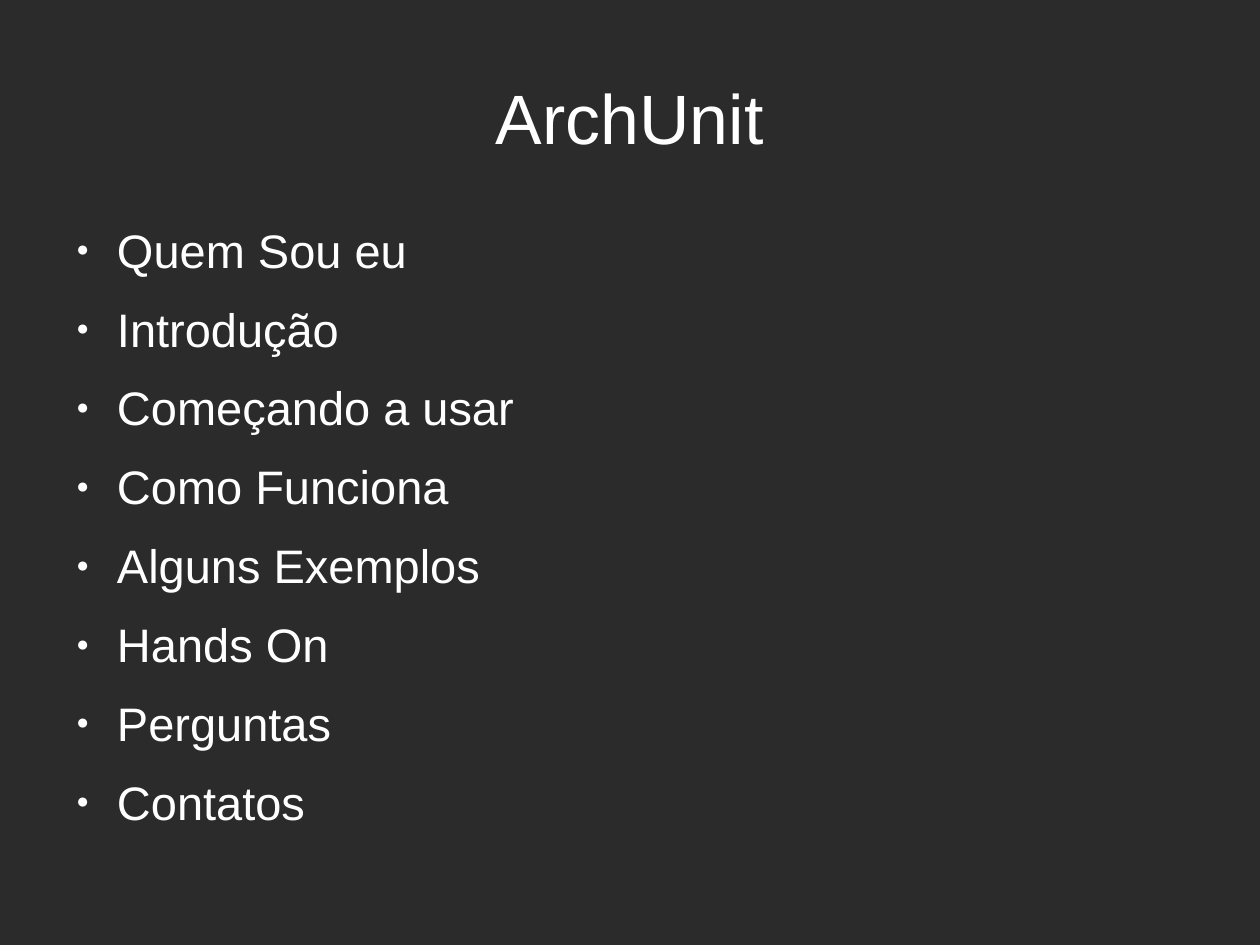
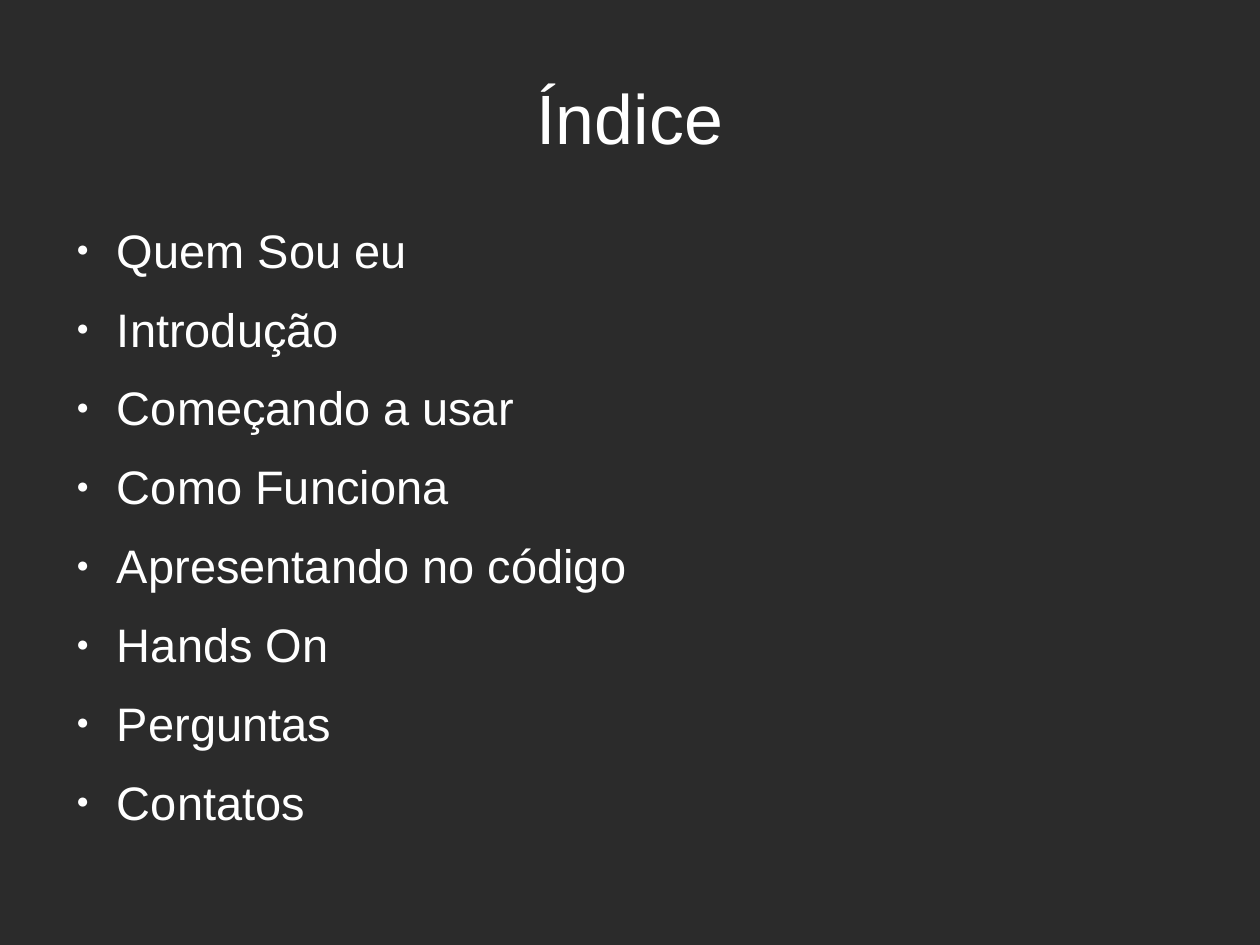
Before and after one commit to afamorim/archunit-study-case, a slide deck: slide 2 of Apresentacao.odp. Drawn at 1260x945 pixels with LibreOffice and Linux fonts; fonts in the diff are those of the drawing; background and template pictures are left out; a plain dark background stands for a picture behind light text. Boxes give left, top, right and bottom in pixels: in the first picture for what was removed or moved away, otherwise in the second. Text is boxed around its words. In the diff, an @@ line names an element or a change of style, - is before the commit and + after.

```diff
--- a/Apresentacao.odp
+++ b/Apresentacao.odp
@@ title at box(537, 88, 723, 145): text changed @@
-ArchUnit
+Índice
@@ text at box(117, 548, 626, 592): text changed @@
-● Alguns Exemplos
+● Apresentando no código
```
Also in this commit, not shown: 1 slide added, 1 slide removed, 35 other files.
